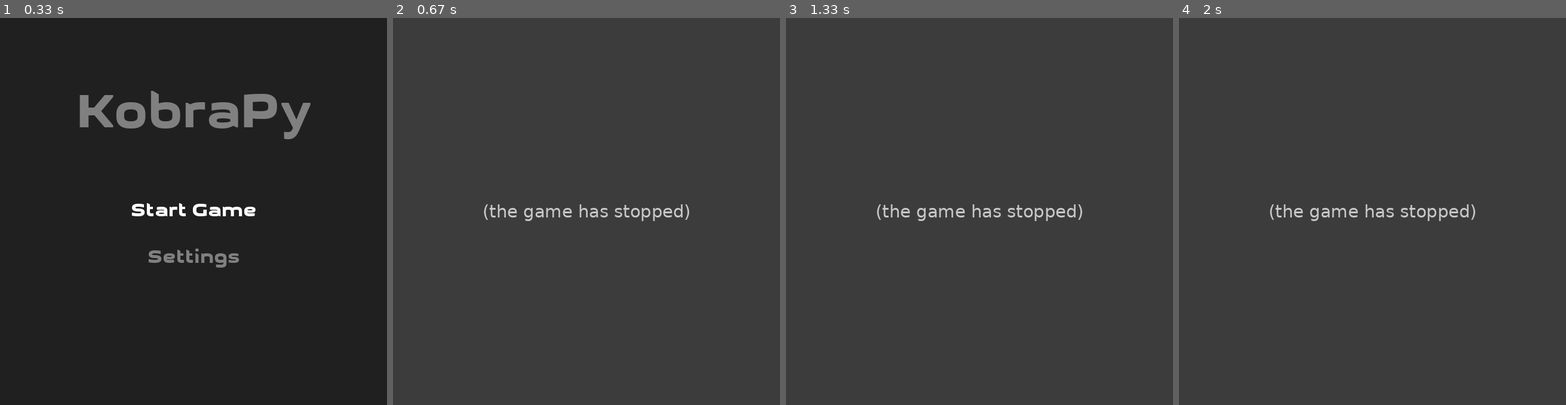
Above: before the commit, frames 1-4 (left to right).
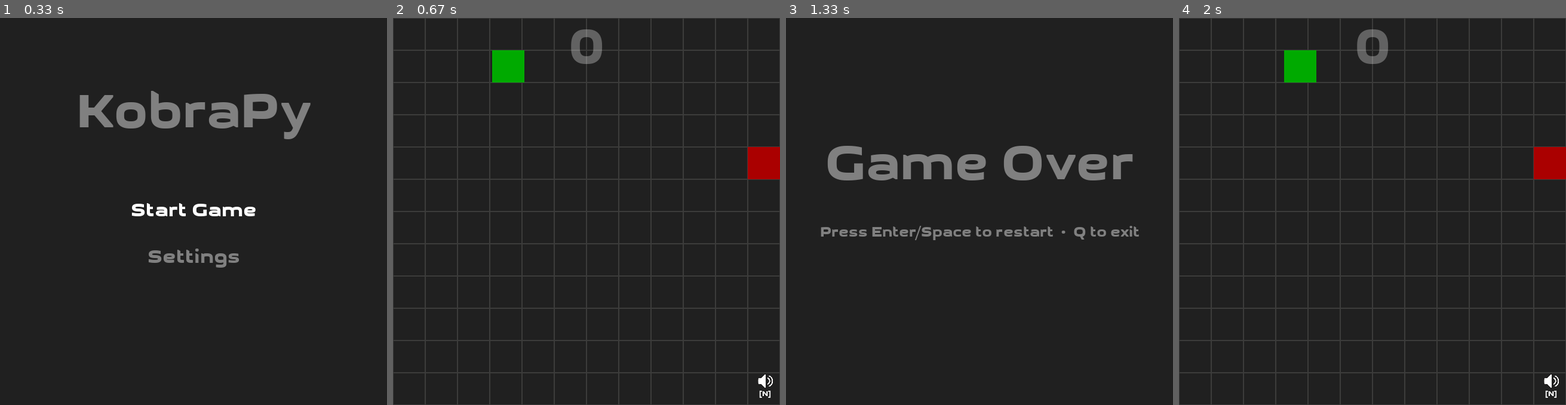
Above: after the commit, the same moments.

Repository: fossguild/naja
Game: pygame game, started from kobra.py
The game is run twice, just before and just after one commit, with the same random seed, the same clock (stepped at 60 frames per second) and the same inputs.
Inputs:
- Up to frame 1 (0.33 s): no input
- Up to frame 2 (0.67 s): click "Start Game" at 0.38 s
- Up to frame 3 (1.33 s): hold Up 0.67-1.13 s
- Up to frame 4 (2 s): tap Enter at 1.67 s

Frame 1 is identical in both runs. In frame 2, 93% of the frame differs, in the area x 0-100%, y 0-100%; in frame 3, 100%; in frame 4, 93%.
Error before the commit: NameError: name 'speaker_on_sprite' is not defined (kobra.py line 535); the game stopped at 0.38 s (later frames are placeholders)

Commit message:
fixed lint issues after merge. Co-authored-by: caue-paiva <cauepaivalira@outlook.com>

Diff:
--- a/kobra.py
+++ b/kobra.py
@@ -531,9 +531,6 @@
     icon_x = WIDTH - padding_x - icon_size
     icon_y = HEIGHT - padding_y - total_widget_height
 
-    # Choose the appropriate sprite based on music state.
-    sprite = speaker_on_sprite if MUSIC_ON else speaker_muted_sprite
-
     # Scale and draw the sprite.
     if sprite is not None:
         scaled_sprite = pygame.transform.scale(sprite, (icon_size, icon_size))
